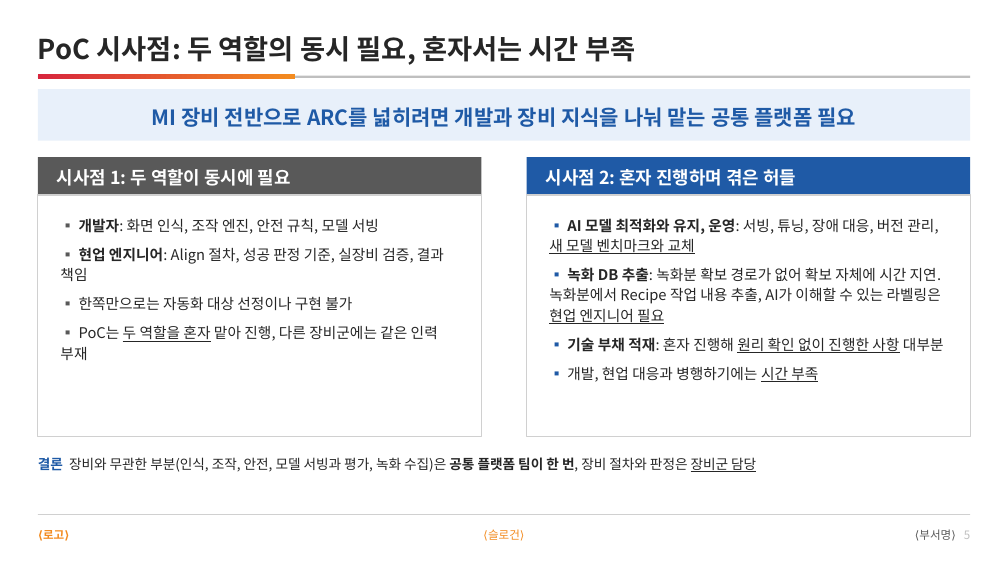
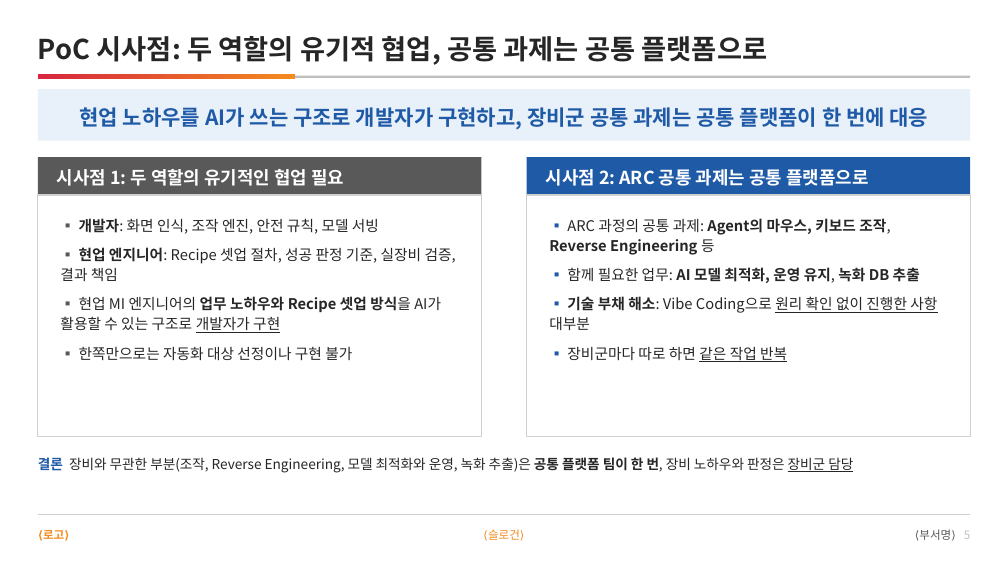
Before and after one commit to DarrenKoi/pm_notes, a slide deck: slide 5 of my-task/arc-tf/deliverables/arc-tf-proposal.pptx. Drawn at 1008x567 pixels with LibreOffice and Linux fonts; fonts in the diff are those of the drawing. Boxes give left, top, right and bottom in pixels: in the first picture for what was removed or moved away, otherwise in the second. Text is boxed around its words. In the diff, an @@ line names an element or a change of style, - is before the commit and + after.

```diff
--- a/my-task/arc-tf/deliverables/arc-tf-proposal.pptx
+++ b/my-task/arc-tf/deliverables/arc-tf-proposal.pptx
@@ text at <box>38,36,768,65</box>: text changed @@
-PoC 시사점: 두 역할의 동시 필요, 혼자서는 시간 부족
+PoC 시사점: 두 역할의 유기적 협업, 공통 과제는 공통 플랫폼으로
@@ text at <box>79,107,929,129</box>: text changed @@
-MI 장비 전반으로 ARC를 넓히려면 개발과 장비 지식을 나눠 맡는 공통 플랫폼 필요
+현업 노하우를 AI가 쓰는 구조로 개발자가 구현하고, 장비군 공통 과제는 공통 플랫폼이 한 번에 대응
@@ text at <box>57,169,344,186</box>: text changed @@
-시사점 1: 두 역할이 동시에 필요
+시사점 1: 두 역할의 유기적인 협업 필요
@@ text at <box>546,169,868,186</box>: text changed @@
-시사점 2: 혼자 진행하며 겪은 허들
+시사점 2: ARC 공통 과제는 공통 플랫폼으로
@@ text at <box>549,218,937,362</box>: text changed @@
-▪ AI 모델 최적화와 유지, 운영: 서빙, 튜닝, 장애 대응, 버전 관리, 새 모델 벤치마크와 교체
-▪ 녹화 DB 추출: 녹화분 확보 경로가 없어 확보 자체에 시간 지연. 녹화분에서 Recipe 작업 내용 추출, AI가 이해할 수 있는 라벨링은 현업 엔지니어 필요
-▪ 기술 부채 적재: 혼자 진행해 원리 확인 없이 진행한 사항 대부분
-▪ 개발, 현업 대응과 병행하기에는 시간 부족
+▪ ARC 과정의 공통 과제: Agent의 마우스, 키보드 조작, Reverse Engineering 등
+▪ 함께 필요한 업무: AI 모델 최적화, 운영 유지, 녹화 DB 추출
+▪ 기술 부채 해소: Vibe Coding으로 원리 확인 없이 진행한 사항 대부분
+▪ 장비군마다 따로 하면 같은 작업 반복
@@ text at <box>60,247,456,333</box>: text changed @@
-▪ 현업 엔지니어: Align 절차, 성공 판정 기준, 실장비 검증, 결과 책임
+▪ 현업 엔지니어: Recipe 셋업 절차, 성공 판정 기준, 실장비 검증, 결과 책임
+▪ 현업 MI 엔지니어의 업무 노하우와 Recipe 셋업 방식을 AI가 활용할 수 있는 구조로 개발자가 구현
@@ text at <box>60,325,438,360</box>: paragraph removed @@
-▪ PoC는 두 역할을 혼자 맡아 진행, 다른 장비군에는 같은 인력 부재
@@ text at <box>38,457,853,473</box>: text changed @@
-결론 장비와 무관한 부분(인식, 조작, 안전, 모델 서빙과 평가, 녹화 수집)은 공통 플랫폼 팀이 한 번, 장비 절차와 판정은 장비군 담당
+결론 장비와 무관한 부분(조작, Reverse Engineering, 모델 최적화와 운영, 녹화 추출)은 공통 플랫폼 팀이 한 번, 장비 노하우와 판정은 장비군 담당
```
Also in this commit, not shown: 1 other slide changed, 12 other files.
